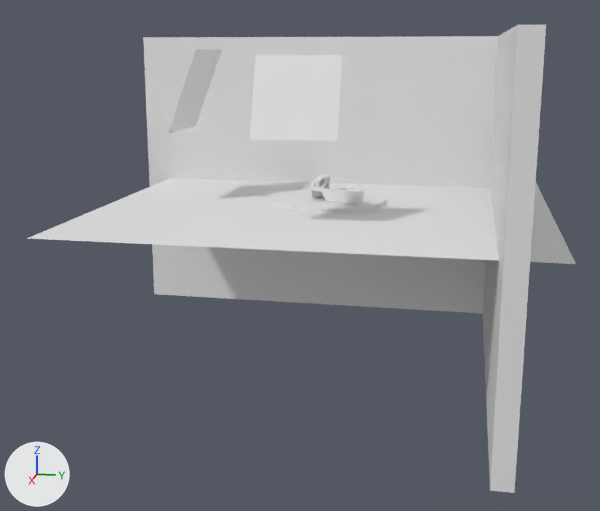
The Blender file INB Resources/Raw Assets/Blender/Front Reception Desk.blend as it was, and as the next commit left it.
One viewpoint serves both versions: a 50 mm lens placed at (40.8, 7.6, 7.2), pointed at (2.3, -0.1, -2.4). Arrows for +X, +Y and +Z are at lower left; the lights stay in place. Materials are left out; every surface is plain grey.
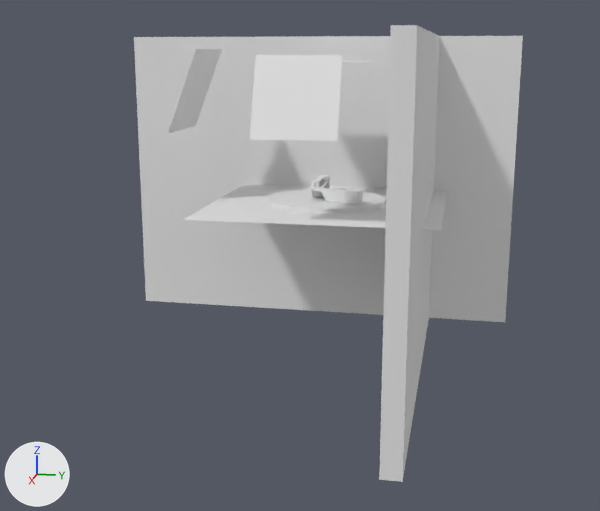
What differs and where, as boxes (x1, y1, x2, y2) in the pictures (600 x 511 px):
'Cube', moved: before (143, 36, 498, 313); after (134, 36, 523, 322)
'Cube.001', moved: before (483, 24, 546, 493); after (379, 25, 440, 482)
'Plane', rescaled (52% narrower, 46% shorter): before (27, 178, 576, 264); after (183, 184, 448, 230)

What changed in the scene script:
```text
Change ob_cube:
    ob_cube.location: (-6.85, -0.51, 0.19) -> (-5.44, -0.51, 0.19)
Change ob_plane:
    ob_plane.scale: (10.7, 10.7, 10.7) -> (5.75, 5.75, 5.75)
Change ob_cube_001:
    ob_cube_001.location: (3.33, 9.32, 0.19) -> (3.33, 5.49, 0.19)
```
